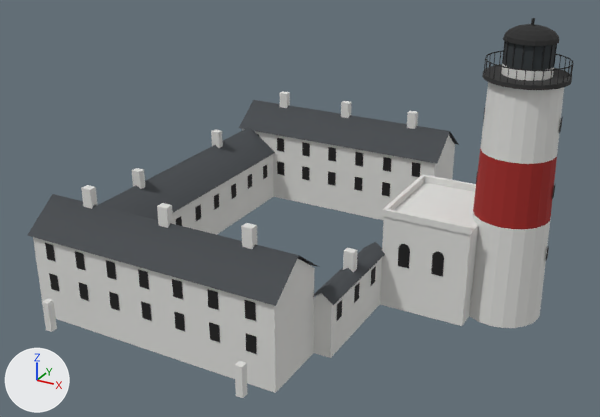
Renders of the glTF model Data/RideUK/Sites/souter.glb from each side of a commit.
Rendered twice from a camera (50 mm lens) standing at (15.0, -63.5, 35.0) and looking at (-17.1, -5.2, 5.8). The axes (+X, +Y, +Z) are drawn at lower left. The lights are the same throughout. The first picture is the older version. Vertices at exactly the same position are counted once.

The scene before the commit, as lines of its bpy script (objects in view):
```python
me_lantern = bpy.data.meshes.new('lantern')
me_lantern.from_pydata(...)  # 624 vertices, 990 faces; spans x -3.35..3.35, y -3.35..3.35, z 18.4..23.0
me_lantern.materials.append(mat_paint)
me_roofs = bpy.data.meshes.new('roofs')
me_roofs.from_pydata(...)  # 30 vertices, 20 faces; spans x -36.3..-9.2, y -20.3..18.3, z 3.0..8.1
me_roofs.materials.append(mat_roof)
me_tower_far = bpy.data.meshes.new('tower#far')
me_tower_far.from_pydata(...)  # 290 vertices, 418 faces; spans x -36.0..3.3, y -23.3..18.0, z -2.0..19.5
me_tower_far.materials.append(mat_render)
ob_lantern = bpy.data.objects.new('lantern', me_lantern)
ob_lantern.location = (0.0, 0.0, 0.0)
ob_roofs = bpy.data.objects.new('roofs', me_roofs)
ob_roofs.location = (0.0, 0.0, 0.0)
ob_tower_far = bpy.data.objects.new('tower#far', me_tower_far)
ob_tower_far.location = (0.0, 0.0, 0.0)
# also in view: 'windows' at (-16.4, -1.0, 8.3)
```
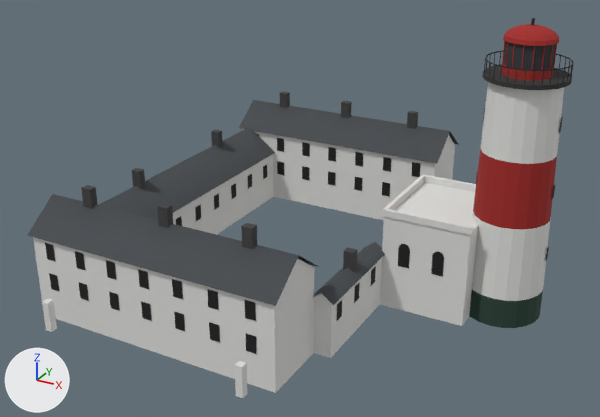
Where the change shows, as pixel boxes [x1, y1, x2, y2] in the pictures (600 x 417 px):
part 1 of me_lantern, recoloured (black to red)
    both: [502, 24, 559, 70]
part 2 of me_tower_far, built on
    both: [469, 212, 551, 328]
part 3 of me_tower_far, recoloured
    both: [81, 64, 554, 272]

Edits to the bpy script that builds the scene:
```text
Change me_lantern:
    where me_lantern.from_pydata(...)  # 624 vertices, 990 faces; spans x -3.35..3.35, y -3.35..3.35, z 18.4..23.0
    used by ob_lantern; location = (0.0, 0.0, 0.0)
    me_lantern part 1: 422 faces centred in x -2.01..2.01, y -2.01..2.01, z 19.5..22.5 are repainted in the vertex colours; the middle colour goes from black #262626 to red #a22622
Change me_tower_far:
    used by ob_tower_far; location = (0.0, 0.0, 0.0)
    remove me_tower_far.from_pydata(...)  # 290 vertices, 418 faces; spans x -36.0..3.3, y -23.3..18.0, z -2.0..19.5
    add me_tower_far.from_pydata(...)  # 314 vertices, 458 faces; spans x -36.0..3.3, y -23.3..18.0, z -2.0..19.5
    me_tower_far part 2
    40 faces are deleted
    4 vertices are added at (3.3, 0.0, 0.6), (0.0, -3.3, 0.6), (-3.3, 0.0, 0.6), (0.0, 3.3, 0.6)
    20 new vertices lie (0.0, 0.0, 2.6) away from vertices in x -3.3..3.3, y -3.3..3.3, z -2.0
    80 new faces join them
    me_tower_far part 3: 166 kept faces spanning x -33.5..2.0, y -17.4..15.4, z 3.4..19.5 get new vertex colours; the middle colour goes from light grey #e0e0dd to dark grey #404040
```
